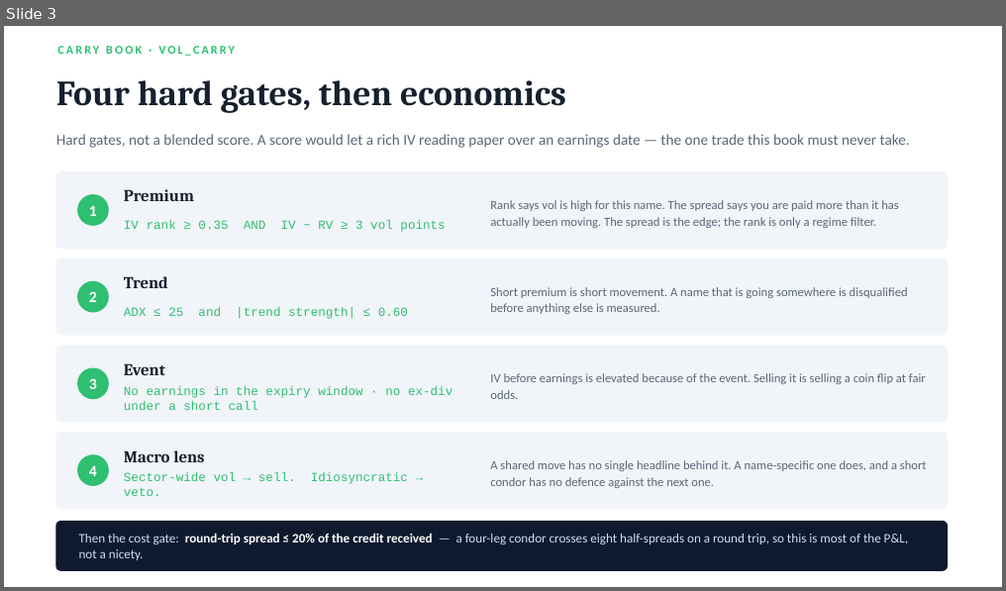
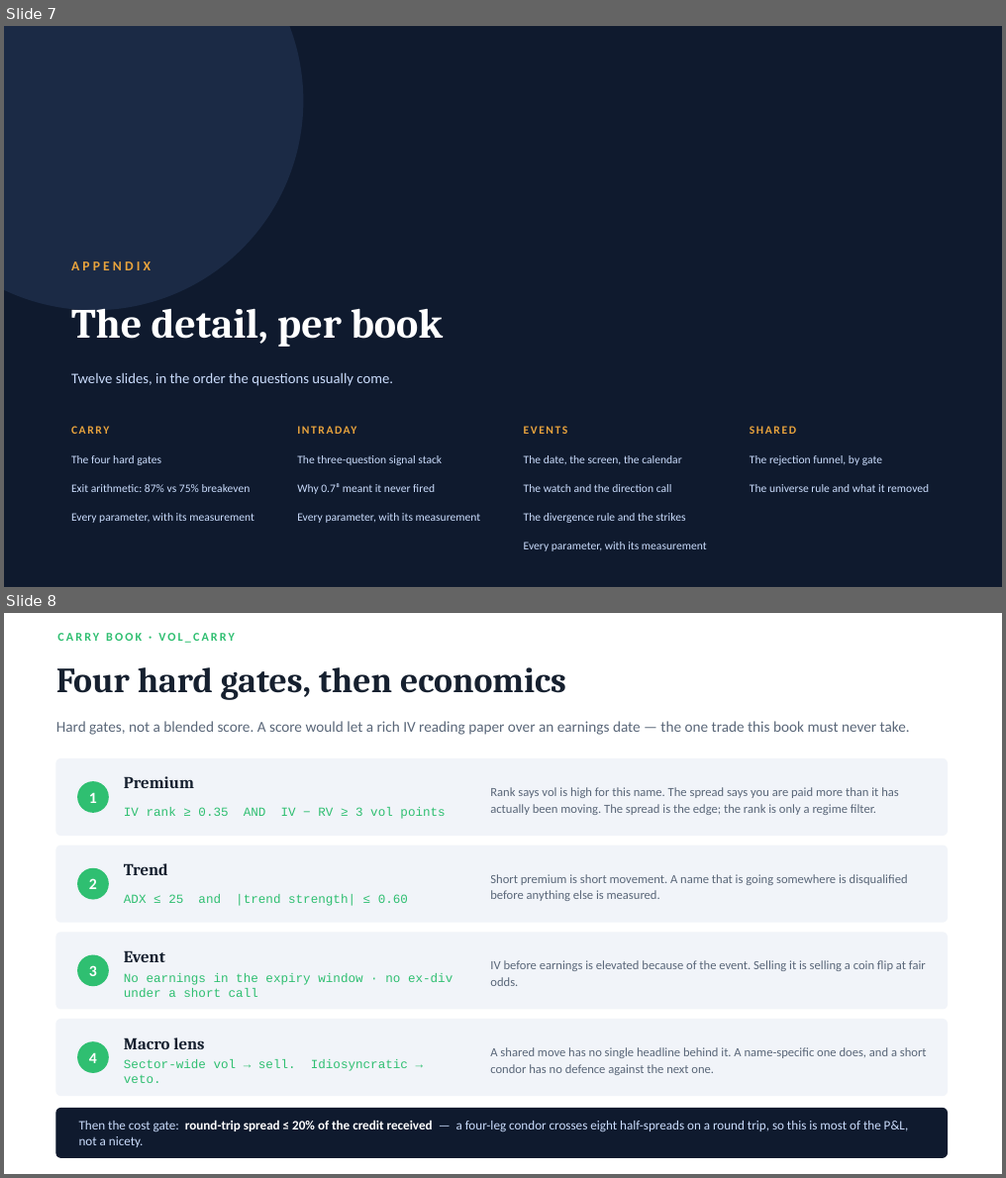
Before and after one commit to hivan04/alpaca-hackathon, a slide deck: docs/options-agent-strategy.pptx. Shown one above the other, each under a label of ours: slide 3 before the commit, slides 7 and 8 after it. The pictures are 1006x591 and 1006x1178 pixels, drawn with LibreOffice and Linux fonts; fonts in the diff are those of the drawing. Boxes give left, top, right and bottom in pixels: in the first picture for what was removed or moved away, otherwise in the second. Text is boxed around its words. In the diff, an @@ line names an element or a change of style, - is before the commit and + after.

```diff
--- a/docs/options-agent-strategy.pptx
+++ b/docs/options-agent-strategy.pptx
@@ slide 7 added at [4, 26, 1002, 587], background #0F1A2E @@
@@ ellipse added at [4, 26, 303, 310], fill #1B2A45 @@
@@ text added at [71, 262, 151, 271], 13 pt, text #E8A33D, bold @@
+APPENDIX
@@ text added at [71, 308, 443, 347], 40 pt, text #FFFFFF, bold @@
+The detail, per book
@@ text added at [71, 372, 393, 386], 14 pt, text #CADCFC @@
+Twelve slides, in the order the questions usually come.
@@ text added at [71, 426, 109, 434], 11 pt, text #E8A33D, bold @@
+CARRY
@@ text added at [297, 419, 500, 442], 11 pt, text #E8A33D, bold @@
+INTRADAY
@@ text added at [524, 426, 568, 434], 11 pt, text #E8A33D, bold @@
+EVENTS
@@ text added at [749, 426, 796, 434], 11 pt, text #E8A33D, bold @@
+SHARED
@@ text added at [71, 456, 161, 466], 11 pt, text #CADCFC @@
+The four hard gates
@@ text added at [297, 456, 442, 466], 11 pt, text #CADCFC @@
+The three-question signal stack
@@ text added at [524, 456, 681, 465], 11 pt, text #CADCFC @@
+The date, the screen, the calendar
@@ text added at [749, 456, 882, 466], 11 pt, text #CADCFC @@
+The rejection funnel, by gate
@@ text added at [71, 484, 251, 492], 11 pt, text #CADCFC @@
+Exit arithmetic: 87% vs 75% breakeven
@@ text added at [297, 483, 435, 494], 11 pt, text #CADCFC @@
+Why 0.7⁸ meant it never fired
@@ text added at [524, 484, 672, 492], 11 pt, text #CADCFC @@
+The watch and the direction call
@@ text added at [749, 484, 929, 492], 11 pt, text #CADCFC @@
+The universe rule and what it removed
@@ text added at [71, 513, 254, 523], 11 pt, text #CADCFC @@
+Every parameter, with its measurement
@@ text added at [297, 513, 481, 523], 11 pt, text #CADCFC @@
+Every parameter, with its measurement
@@ text added at [524, 513, 685, 523], 11 pt, text #CADCFC @@
+The divergence rule and the strikes
@@ text added at [524, 542, 707, 552], 11 pt, text #CADCFC @@
+Every parameter, with its measurement
@@ what was slide 3 is now slide 8 @@
```
Also in this commit, not shown: 2 slides changed, 4 other slides added, 6 slides removed, 19 other files.
